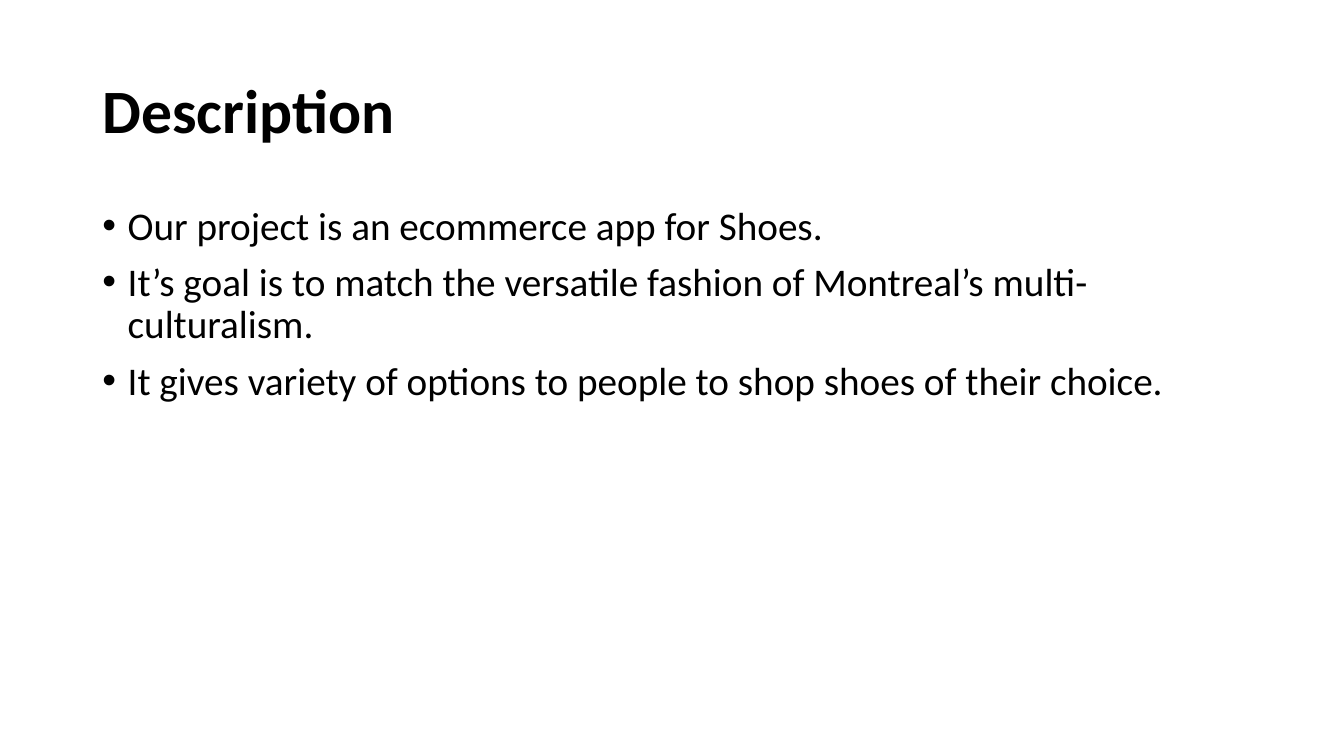
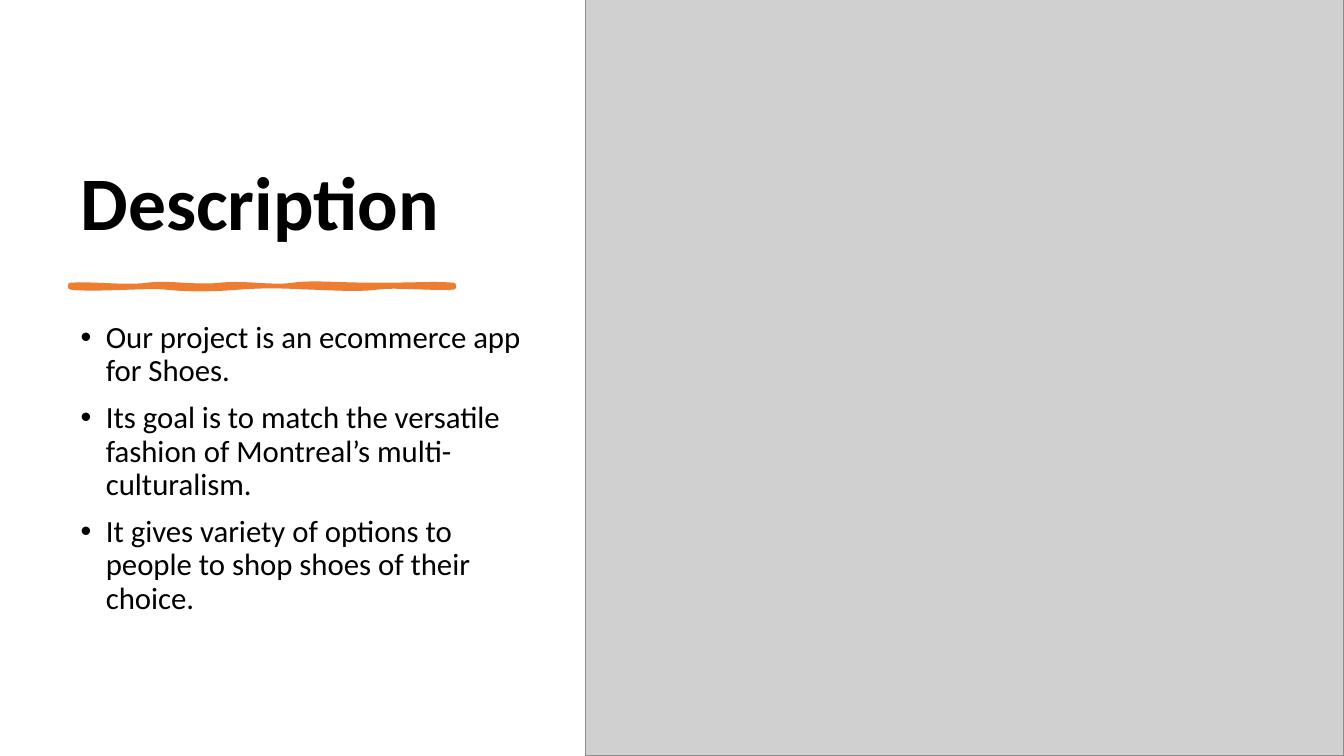
Before and after one commit to adinashby-vanier-college/app-dev-2-project-AliasgarGandhi1, a slide deck: slide 3 of MTLChaussures.pptx (slide 2 before the commit). Drawn at 1344x756 pixels with LibreOffice and Linux fonts; fonts in the diff are those of the drawing; grey boxes stand for pictures. Boxes give left, top, right and bottom in pixels: in the first picture for what was removed or moved away, otherwise in the second. Text is boxed around its words. In the diff, an @@ line names an element or a change of style, - is before the commit and + after.

```diff
--- a/MTLChaussures.pptx
+++ b/MTLChaussures.pptx
@@ picture added at (x1=586, y1=0, x2=1344, y2=756) @@
@@ title "Description" moved from (x1=102, y1=89, x2=394, y2=143) to (x1=81, y1=177, x2=439, y2=242) @@
@@ title "Description" at (x1=81, y1=177, x2=439, y2=242): size 44 to 54 pt; vertical alignment middle to bottom @@
@@ freeform shape added at (x1=71, y1=285, x2=454, y2=287), fill #ED7D31, outline #ED7D31 3.5 pt @@
@@ text "Our project is an ecommerce ..." moved from (x1=128, y1=212, x2=1163, y2=402) to (x1=106, y1=327, x2=520, y2=610) @@
@@ text at (x1=106, y1=327, x2=520, y2=610): size 28 to 22 pt in "Our project is an ecommerce app for ...", "It gives variety of options to people ..." @@
@@ text at (x1=106, y1=406, x2=500, y2=496): text changed; size 28 to 22 pt @@
-• It’s goal is to match the versatile fashion of Montreal’s multi-culturalism.
+• Its goal is to match the versatile fashion of Montreal’s multi-culturalism.
```
Also in this commit, not shown: 4 other slides changed, 2 slides added, 1 slide removed.
